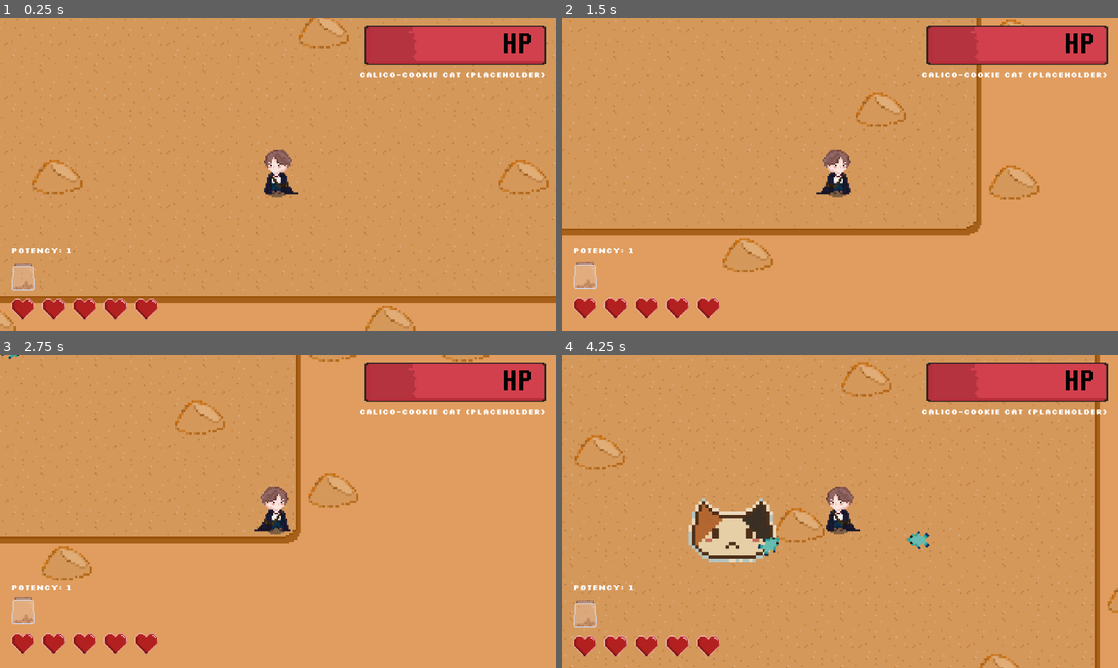
Above: before the commit, frames 1-4 (two rows, left to right).
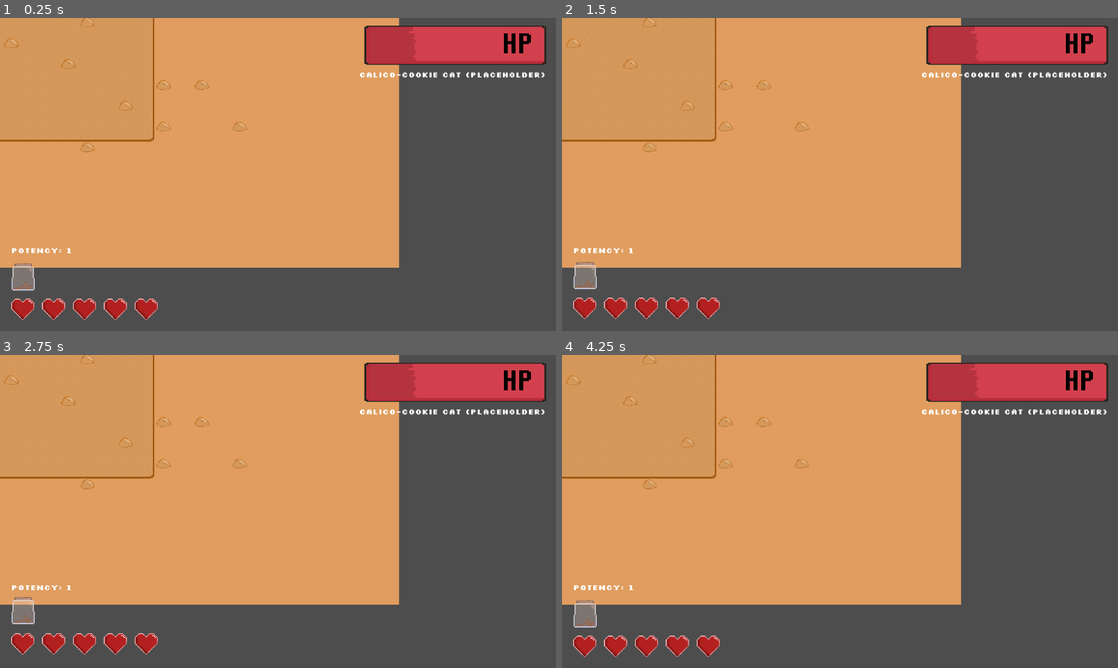
Above: after the commit, the same moments.

Repository: FraN-onLine/Back-in-Biskits
Game: Godot game, scene res://Areas/area_1.tscn
Two runs of this game, one before a commit and one after it. Both use one fixed random seed, a clock stepped at 60 frames per second and the inputs below.
Inputs (mouse positions are in pixels of both pictures, inside the frame that each line leads up to):
- Up to frame 1 (0.25 s): no input
- Up to frame 2 (1.5 s): move the mouse to (962, 158) at 0.52 s; hold D (move_right) 0.53-1.28 s; click (962, 158) at 0.6 s; move the mouse to (728, 190) at 1.27 s; hold S (move_down) from 1.28 s (still down); click (728, 190) at 1.35 s
- Up to frame 3 (2.75 s): move the mouse to (333, 442) at 2.02 s; release S (move_down) at 2.03 s; hold D (move_right) from 2.03 s (still down); click (333, 442) at 2.1 s
- Up to frame 4 (4.25 s): move the mouse to (812, 574) at 2.77 s; release D (move_right) at 2.78 s; hold W (move_up) 2.78-3.53 s; click (812, 574) at 2.85 s; move the mouse to (1006, 558) at 3.52 s; hold A (move_left) from 3.53 s (still down); click (1006, 558) at 3.6 s

The runs differ from the first frame. In frame 1, 41% of the frame differs, in the area x 0-100%, y 0-100%; in frame 2, 42%; in frame 3, 42%; in frame 4, 44%.
Error after the commit: Invalid access to property or key 'global_position' on a base object of type 'null instance'. (res://Bosses/Boss1/boss_1.gd:94)

Commit message:
Add files via upload

Diff:
--- /dev/null
+++ b/back-in-biskits/Player/Weapons/lion_cracker_sword.tscn
@@ -0,0 +1,99 @@
+[gd_scene load_steps=9 format=3 uid="uid://c3unwvvnpwkv2"]
+
+[ext_resource type="Texture2D" uid="uid://dnkrwt0b3kkrk" path="res://Assets/Player/Sword Attack.png" id="2_wg27y"]
+
+[sub_resource type="GDScript" id="GDScript_7g88t"]
+script/source = "extends Area2D
+class_name LionCrackerSword
+
+var damage: float = 25.0
+var swing_duration: float = 0.4
+var swing_range: float = 80.0
+var swing_arc: float = PI/2  # 90 degree arc
+var base_direction: Vector2
+
+func _ready() -> void:
+	# Connect collision signal
+	body_entered.connect(_on_body_entered)
+
+func init(start_pos: Vector2, dir: Vector2, dmg: float) -> void:
+	global_position = start_pos
+	base_direction = dir.normalized()
+	damage = dmg
+
+	# Position the sword slightly in front of player
+	global_position += base_direction * 30
+
+	# Start the swing animation
+	swing()
+
+func swing() -> void:
+	# Start angle (to the left of target direction)
+	var start_angle = base_direction.angle() - swing_arc/2
+	# End angle (to the right of target direction)
+	var end_angle = base_direction.angle() + swing_arc/2
+
+	rotation = start_angle
+
+	# Animate the swing
+	var tween = create_tween()
+	tween.tween_property(self, \"rotation\", end_angle, swing_duration)
+	tween.tween_callback(func(): queue_free())  # Remove after swing
+
+func _on_body_entered(body: Node) -> void:
+	if body.is_in_group(\"enemy\"):
+		if body.has_method(\"take_damage\"):
+			body.take_damage(damage)
+	# Note: Sword doesn't destroy on hit, can hit multiple enemies
+"
+
+[sub_resource type="AtlasTexture" id="AtlasTexture_wg27y"]
+atlas = ExtResource("2_wg27y")
+region = Rect2(64, 128, 64, 64)
+
+[sub_resource type="AtlasTexture" id="AtlasTexture_utkh8"]
+atlas = ExtResource("2_wg27y")
+region = Rect2(128, 128, 64, 64)
+
+[sub_resource type="AtlasTexture" id="AtlasTexture_as8vq"]
+atlas = ExtResource("2_wg27y")
+region = Rect2(192, 128, 64, 64)
+
+[sub_resource type="AtlasTexture" id="AtlasTexture_xe5o5"]
+atlas = ExtResource("2_wg27y")
+region = Rect2(256, 128, 64, 64)
+
+[sub_resource type="SpriteFrames" id="SpriteFrames_nx36k"]
+animations = [{
+"frames": [{
+"duration": 1.0,
+"texture": SubResource("AtlasTexture_wg27y")
+}, {
+"duration": 1.0,
+"texture": SubResource("AtlasTexture_utkh8")
+}, {
+"duration": 1.0,
+"texture": SubResource("AtlasTexture_as8vq")
+}, {
+"duration": 1.0,
+"texture": SubResource("AtlasTexture_xe5o5")
+}],
+"loop": true,
+"name": &"default",
+"speed": 8.0
+}]
+
+[sub_resource type="CapsuleShape2D" id="CapsuleShape2D_ng378"]
+radius = 28.0
+height = 56.0
+
+[node name="LionCrackerSword" type="Area2D"]
+script = SubResource("GDScript_7g88t")
+
+[node name="AnimatedSprite2D" type="AnimatedSprite2D" parent="."]
+sprite_frames = SubResource("SpriteFrames_nx36k")
+frame_progress = 0.710471
+
+[node name="CollisionShape2D" type="CollisionShape2D" parent="."]
+position = Vector2(0, 6)
+shape = SubResource("CapsuleShape2D_ng378")
--- /dev/null
+++ b/back-in-biskits/Player/lion_cracker_sword.gd
@@ -0,0 +1,15 @@
+# In LionCrackerSword script
+extends Node2D  # or whatever node type it is
+
+func _ready():
+	visible = false  # Start hidden
+
+func perform_swing(potency: int):
+	print("Performing swing with potency: ", potency)
+	visible = true
+	# Add your attack logic here
+	# Play animation, detect enemies, etc.
+
+	# Hide after a short time
+	await get_tree().create_timer(0.5).timeout
+	visible = false
--- a/back-in-biskits/Player/player.gd
+++ b/back-in-biskits/Player/player.gd
@@ -6,8 +6,6 @@
 @export var speed: float = 200.0
 @export var attack_cooldown: float = 0.5
 @export var graham_bullet: PackedScene
-
-
 var can_attack: bool = true
 var current_attack: String = "basic"
 var cookie_potency = 1
@@ -96,7 +94,22 @@
 
 
 func sword_attack() -> void:
-	print("Slash")
+	print("Sword attack called!")  # Debug line
+	var sword = $LionCrackerSword  # Reference to child node
+	if sword:
+		print("Sword node found!")  # Debug line
+		if sword.has_method("perform_swing"):
+			print("perform_swing method found!")  # Debug line
+			sword.perform_swing(cookie_potency)
+		else:
+			print("perform_swing method NOT found!")  # Debug line
+	else:
+		print("Sword node NOT found!")  # Debug line
+
+#func spawn_sword(pos: Vector2, dir: Vector2, dmg: float) -> void:
+	#var sword = lion_cracker_sword.instantiate()
+	#get_tree().current_scene.add_child(sword)
+	#sword.init(pos, dir, dmg)
 
 
 func fire_attack() -> void:
--- a/back-in-biskits/Player/player.tscn
+++ b/back-in-biskits/Player/player.tscn
@@ -1,8 +1,10 @@
-[gd_scene load_steps=26 format=3 uid="uid://bk3vlngnal1r6"]
+[gd_scene load_steps=34 format=3 uid="uid://bk3vlngnal1r6"]
 
 [ext_resource type="Script" uid="uid://piisnawdngc4" path="res://Player/player.gd" id="1_l8h54"]
 [ext_resource type="Texture2D" uid="uid://wocw80o7yw40" path="res://Assets/Player/MC_WALKING.png" id="2_4ntmi"]
 [ext_resource type="PackedScene" uid="uid://cyeyap1gpibg8" path="res://Player/Weapons/graham_bullet.tscn" id="2_btcbx"]
+[ext_resource type="Texture2D" uid="uid://dnkrwt0b3kkrk" path="res://Assets/Player/Sword Attack.png" id="4_gwnis"]
+[ext_resource type="Script" uid="uid://br6f220nl5lu" path="res://Player/lion_cracker_sword.gd" id="4_k53q1"]
 
 [sub_resource type="CapsuleShape2D" id="CapsuleShape2D_hvfyp"]
 
@@ -159,6 +161,45 @@
 "speed": 20.0
 }]
 
+[sub_resource type="AtlasTexture" id="AtlasTexture_hshwv"]
+atlas = ExtResource("4_gwnis")
+region = Rect2(64, 128, 64, 64)
+
+[sub_resource type="AtlasTexture" id="AtlasTexture_gpjlu"]
+atlas = ExtResource("4_gwnis")
+region = Rect2(128, 128, 64, 64)
+
+[sub_resource type="AtlasTexture" id="AtlasTexture_8mwp6"]
+atlas = ExtResource("4_gwnis")
+region = Rect2(192, 128, 64, 64)
+
+[sub_resource type="AtlasTexture" id="AtlasTexture_qemgg"]
+atlas = ExtResource("4_gwnis")
+region = Rect2(256, 128, 64, 64)
+
+[sub_resource type="SpriteFrames" id="SpriteFrames_8viyr"]
+animations = [{
+"frames": [{
+"duration": 1.0,
+"texture": SubResource("AtlasTexture_hshwv")
+}, {
+"duration": 1.0,
+"texture": SubResource("AtlasTexture_gpjlu")
+}, {
+"duration": 1.0,
+"texture": SubResource("AtlasTexture_8mwp6")
+}, {
+"duration": 1.0,
+"texture": SubResource("AtlasTexture_qemgg")
+}],
+"loop": true,
+"name": &"default",
+"speed": 5.0
+}]
+
+[sub_resource type="RectangleShape2D" id="RectangleShape2D_sm0op"]
+size = Vector2(21.5, 32.75)
+
 [node name="Player" type="CharacterBody2D" groups=["player"]]
 script = ExtResource("1_l8h54")
 graham_bullet = ExtResource("2_btcbx")
@@ -175,3 +216,17 @@
 sprite_frames = SubResource("SpriteFrames_k53q1")
 animation = &"walk"
 frame_progress = 0.388392
+
+[node name="LionCrackerSword" type="Area2D" parent="."]
+modulate = Color(1, 1, 1, 0)
+script = ExtResource("4_k53q1")
+
+[node name="AnimatedSprite2D" type="AnimatedSprite2D" parent="LionCrackerSword"]
+position = Vector2(-8, -2)
+scale = Vector2(0.640625, 0.75)
+sprite_frames = SubResource("SpriteFrames_8viyr")
+
+[node name="CollisionShape2D" type="CollisionShape2D" parent="LionCrackerSword"]
+position = Vector2(-18.25, -1)
+shape = SubResource("RectangleShape2D_sm0op")
+disabled = true
Not shown, added: back-in-biskits/Player/lion_cracker_sword.gd.uid
